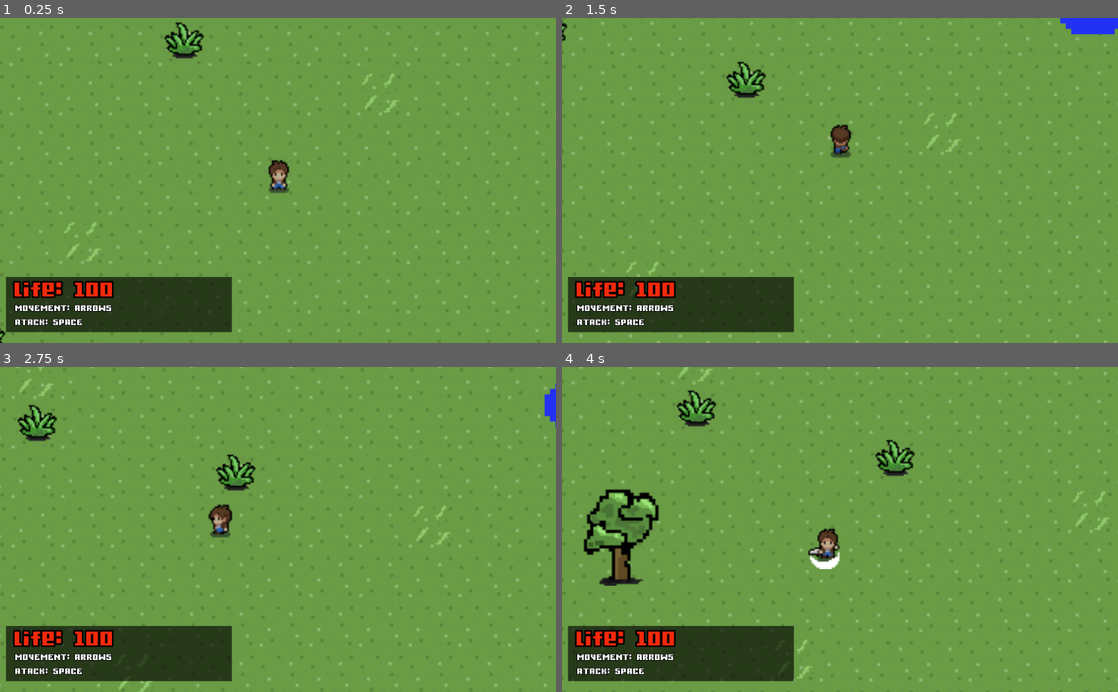
Above: before the commit, frames 1-4 (two rows, left to right).
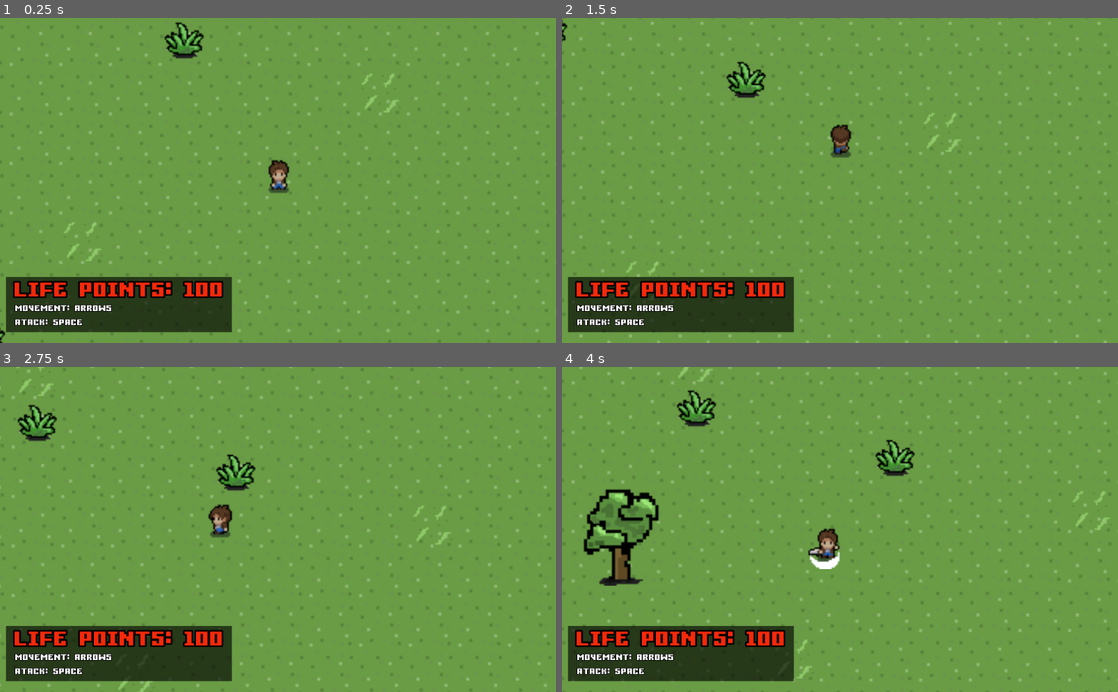
Above: after the commit, the same moments.

Repository: LinickerOstroski/godotProject
Game: Godot game, scene res://Mundo.tscn
Same seed, same stepped clock (60 frames per second), same inputs: the game is played once before the commit and once after it.
Inputs:
- Up to frame 1 (0.25 s): no input
- Up to frame 2 (1.5 s): hold Up (ui_up) from 0.53 s (still down); tap Space (ui_select) at 0.77 s
- Up to frame 3 (2.75 s): tap Space (ui_select) at 1.52 s; release Up (ui_up) at 2.03 s; hold Left (ui_left) from 2.03 s (still down)
- Up to frame 4 (4 s): tap Space (ui_select) at 3.02, 3.77 s; release Left (ui_left) at 3.53 s; hold Down (ui_down) from 3.53 s (still down)

The runs differ from the first frame. In frame 1, 1.3% of the frame differs, in the area x 3-41%, y 80-87%; in frame 2, 1.8%, in the area x 3-100%, y 0-87%; in frame 3, 1.5%; in frame 4, 1.3%.
Error before the commit: Attempt to call function 'atualiza_pontuacao' in base 'null instance' on a null instance. (res://Heroi.gd:12)

Commit message:
Undoing enemy changes

Diff:
--- a/Mundo.tscn
+++ b/Mundo.tscn
@@ -68,7 +68,7 @@
 [sub_resource type="CapsuleShape2D" id=1]
 radius = 20.0
 
-[node name="Fase1" type="Node2D"]
+[node name="Mundo" type="Node2D"]
 
 [node name="HUD" parent="." instance=ExtResource( 5 )]
 
@@ -89,7 +89,22 @@
 script = ExtResource( 4 )
 
 [node name="Inimigo" parent="." instance=ExtResource( 1 )]
-position = Vector2( 433, 436 )
+position = Vector2( 1224, 368 )
+
+[node name="Inimigo3" parent="." instance=ExtResource( 1 )]
+position = Vector2( 1008, 752 )
+
+[node name="Inimigo4" parent="." instance=ExtResource( 1 )]
+position = Vector2( 248, -72 )
+
+[node name="Inimigo5" parent="." instance=ExtResource( 1 )]
+position = Vector2( 768, 504 )
+
+[node name="Inimigo6" parent="." instance=ExtResource( 1 )]
+position = Vector2( 848, 88 )
+
+[node name="Inimigo2" parent="." instance=ExtResource( 1 )]
+position = Vector2( 1360, -72 )
 
 [node name="Portal" type="Area2D" parent="."]
 position = Vector2( 1518, 742 )
